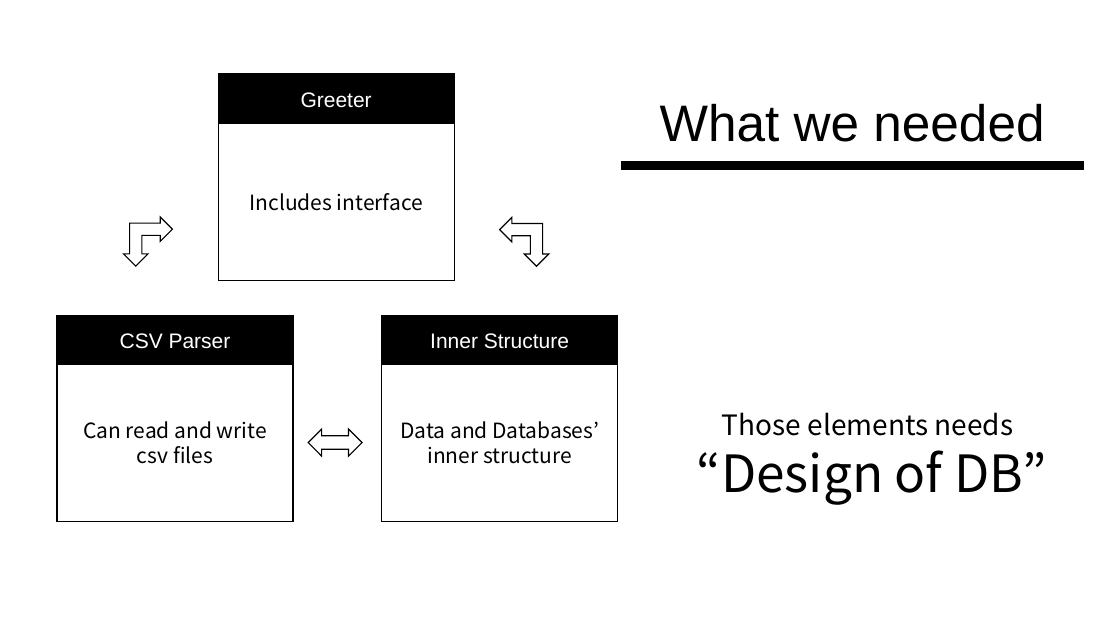
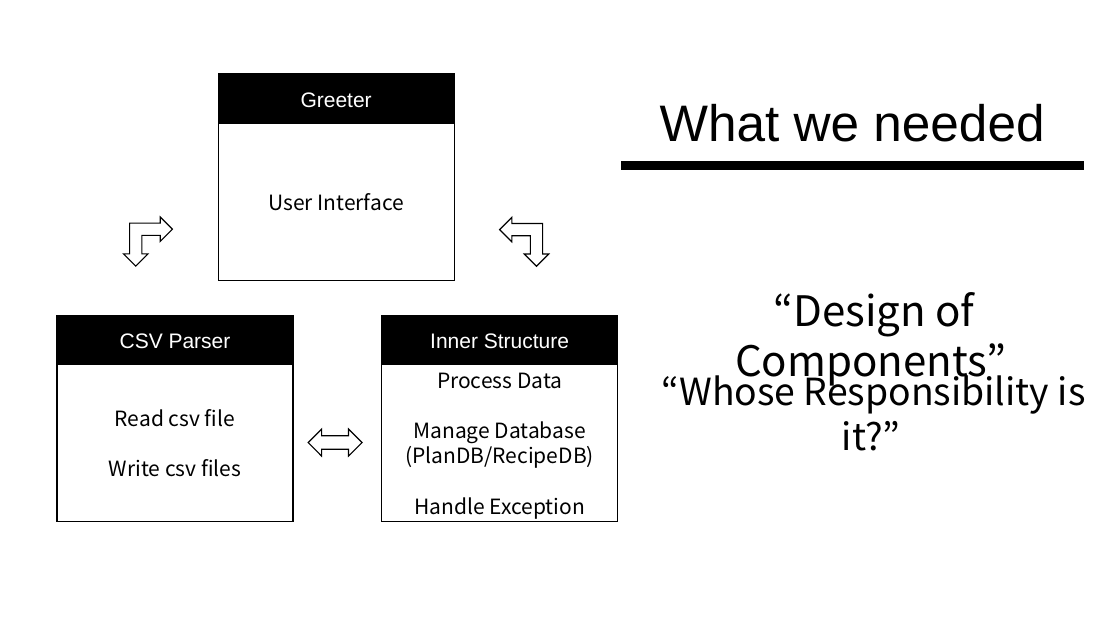
Before and after one commit to IamGroooooot/IIKH, a slide deck: slide 10 of Team1-IIKH.pptx (slide 8 before the commit). Drawn at 1120x630 pixels with LibreOffice and Linux fonts; fonts in the diff are those of the drawing. Boxes give left, top, right and bottom in pixels: in the first picture for what was removed or moved away, otherwise in the second. Text is boxed around its words. In the diff, an @@ line names an element or a change of style, - is before the commit and + after.

```diff
--- a/Team1-IIKH.pptx
+++ b/Team1-IIKH.pptx
@@ text in rectangle at (268,193,404,211): text changed @@
-Includes interface
+User Interface
@@ text at (735,292,1007,387): text changed; size 24 to 36 pt @@
-Those elements needs
-“Design of DB”
+“Design of Components”
@@ text in rectangle at (405,372,594,519): text changed @@
-Data and Databases’ inner structure
+Process Data
+Manage Database
+(PlanDB/RecipeDB)
+Handle Exception
@@ text added at (661,368,1086,451), 32 pt, text #000000 @@
+“Whose Responsibility is it?”
@@ text in rectangle at (109,409,241,477): text changed @@
-Can read and write
-csv files
+Read csv file
+Write csv files
```
Also in this commit, not shown: 1 other slide changed, 2 slides added.
